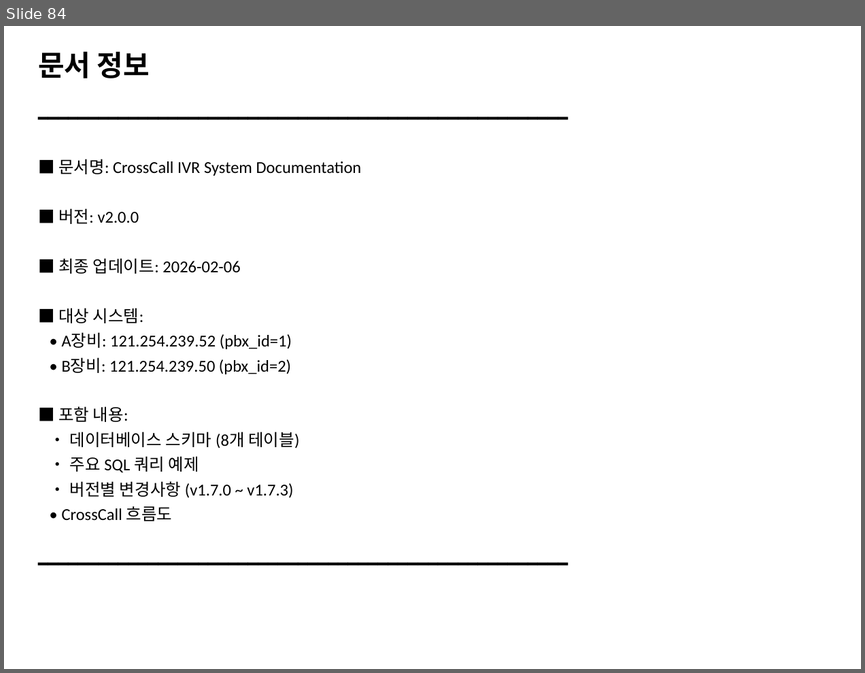
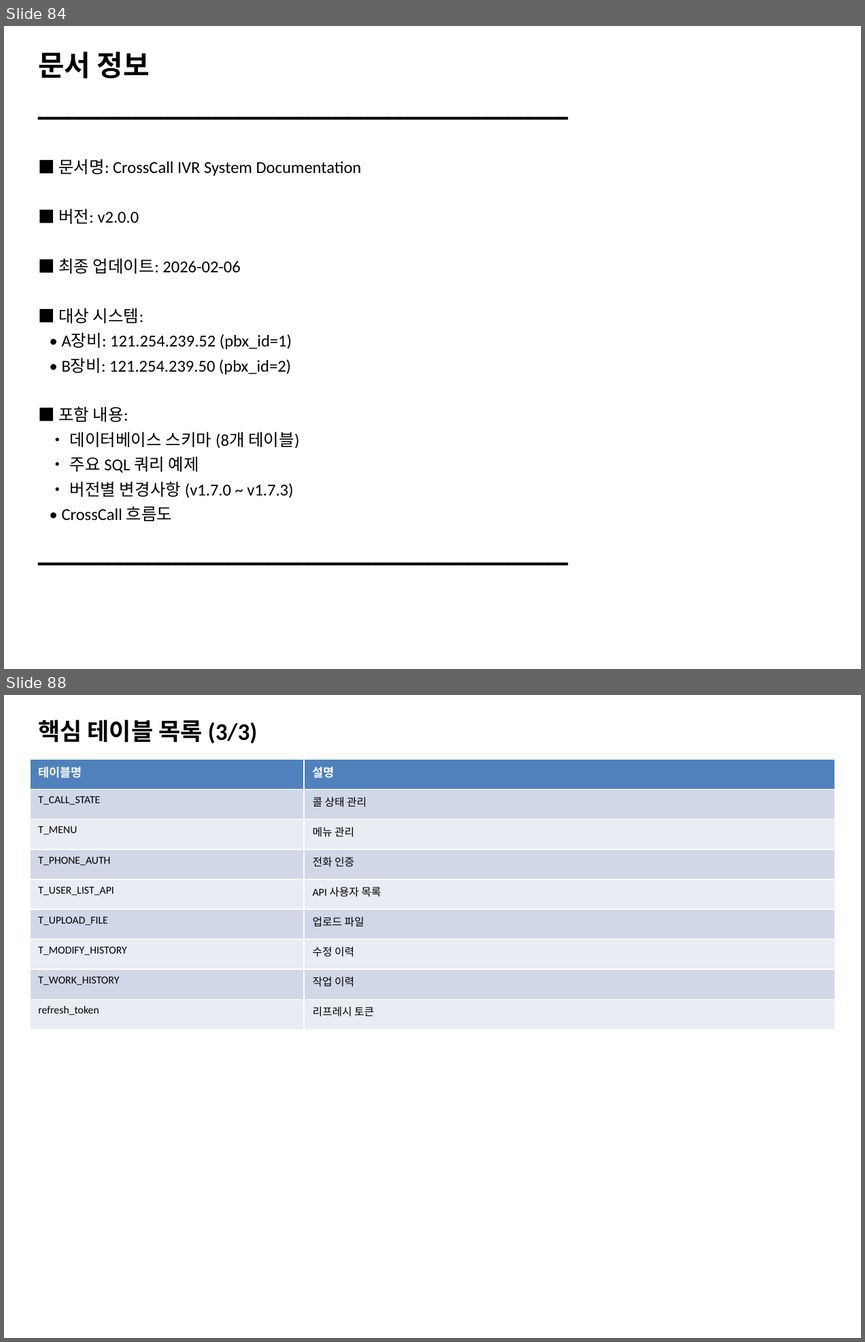
Before and after one commit to netypark/ROGI_J_IVR, a slide deck: CrossCall_IVR_System_Documentation.pptx. Shown one above the other, each under a label of ours: slide 84 before the commit, slides 84 and 88 after it; the slides between them are not shown. The pictures are 865x673 and 865x1342 pixels, drawn with LibreOffice and Linux fonts; fonts in the diff are those of the drawing. Boxes give left, top, right and bottom in pixels: in the first picture for what was removed or moved away, otherwise in the second. Text is boxed around its words. In the diff, an @@ line names an element or a change of style, - is before the commit and + after.

```diff
--- a/CrossCall_IVR_System_Documentation.pptx
+++ b/CrossCall_IVR_System_Documentation.pptx
@@ slide 88 added at bbox=[4, 695, 861, 1338], background #FFFFFF @@
@@ text added at bbox=[38, 719, 257, 743], 20 pt, text #000000, bold @@
+핵심 테이블 목록 (3/3)
@@ table added at bbox=[30, 759, 835, 1029], 9 rows, 2 columns @@
+테이블명 | 설명
+T_CALL_STATE | 콜 상태 관리
+T_MENU | 메뉴 관리
+T_PHONE_AUTH | 전화 인증
+T_USER_LIST_API | API 사용자 목록
+T_UPLOAD_FILE | 업로드 파일
+T_MODIFY_HISTORY | 수정 이력
+T_WORK_HISTORY | 작업 이력
+refresh_token | 리프레시 토큰
```
Also in this commit, not shown: 52 other slides added, 1 other file.
